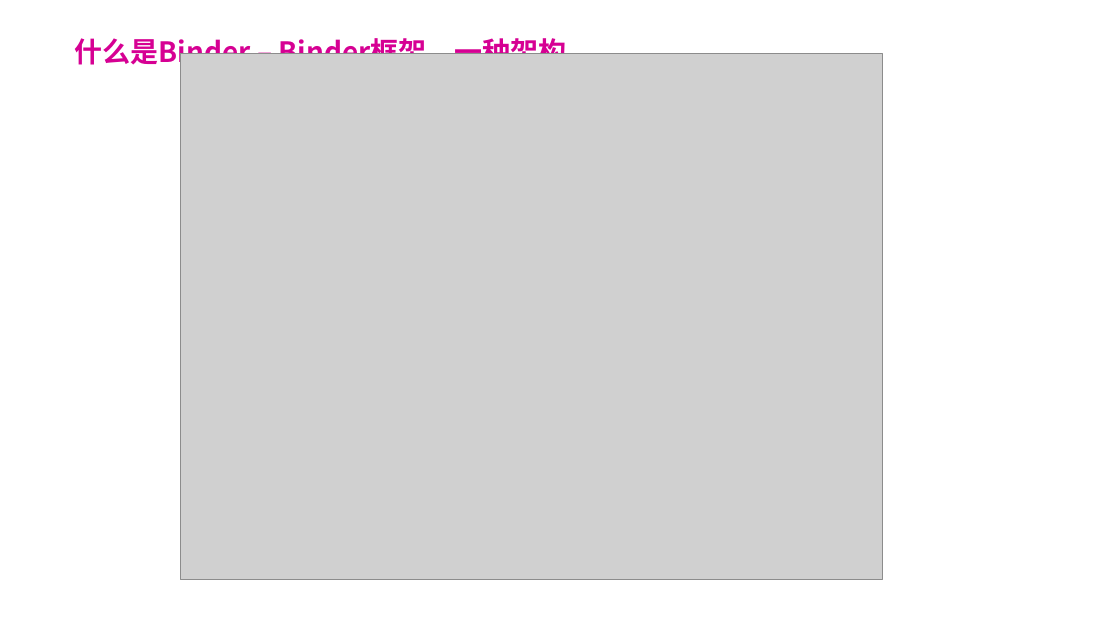
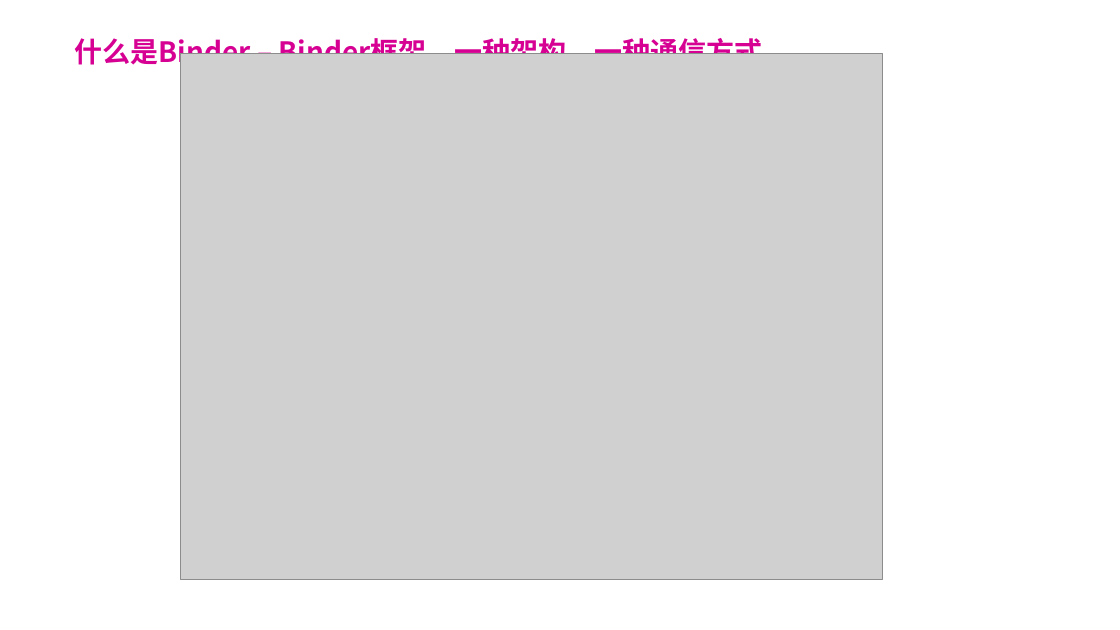
Before and after one commit to forsail/Study, a slide deck: slide 10 of notes/binder/binder简介.pptx (slide 9 before the commit). Drawn at 1120x630 pixels with LibreOffice and Linux fonts; fonts in the diff are those of the drawing; grey boxes stand for pictures; background and template pictures are left out. Boxes give left, top, right and bottom in pixels: in the first picture for what was removed or moved away, otherwise in the second. Text is boxed around its words. In the diff, an @@ line names an element or a change of style, - is before the commit and + after.

```diff
--- a/notes/binder/binder简介.pptx
+++ b/notes/binder/binder简介.pptx
@@ title at [75, 34, 763, 70]: text changed @@
-什么是Binder – Binder框架，一种架构
+什么是Binder – Binder框架，一种架构，一种通信方式
```
Also in this commit, not shown: 15 other slides changed, 2 slides added.
